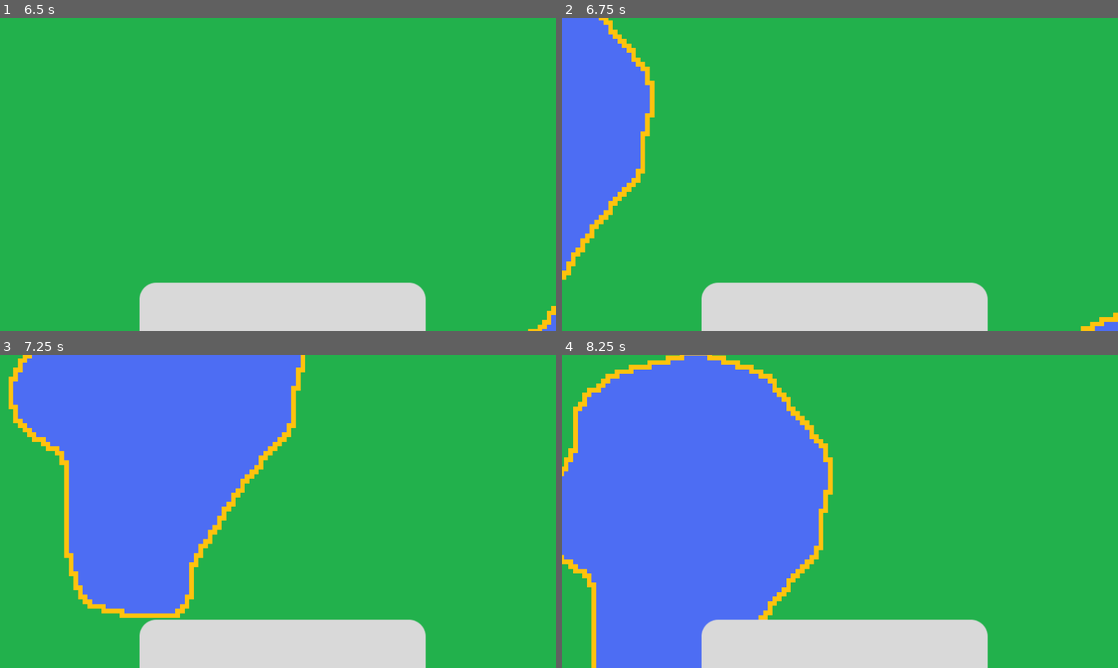
Above: before the commit, frames 1-4 (two rows, left to right).
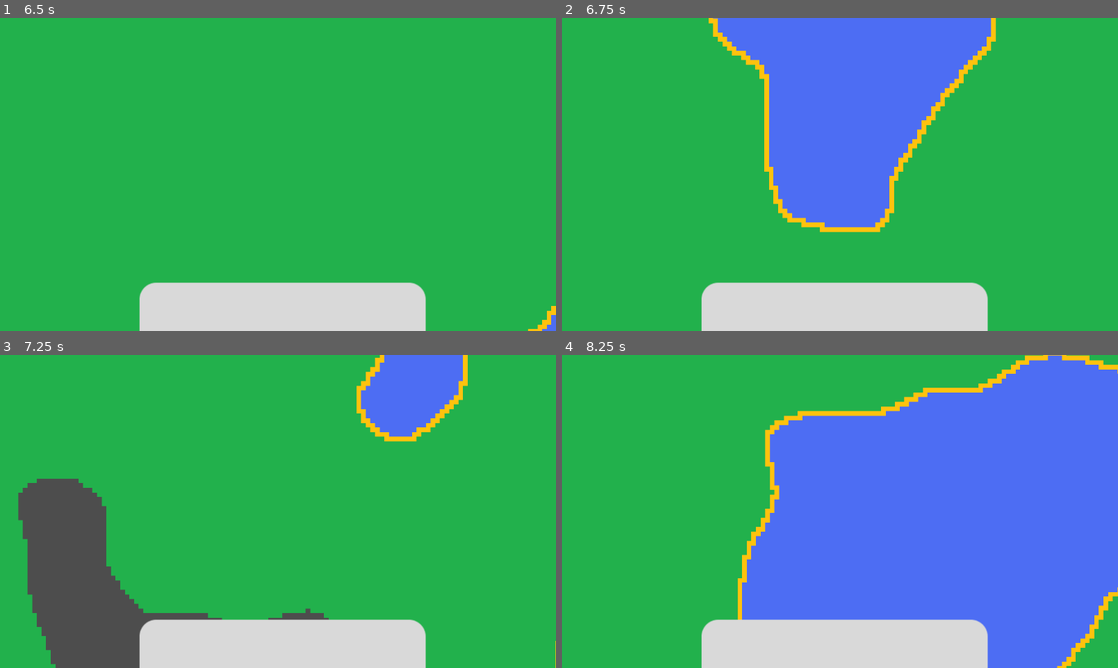
Above: after the commit, the same moments.

Repository: Nils1024/restock
Game: Godot game, scene res://assets/scenes/menus/main_menu.tscn
Same seed, same stepped clock (60 frames per second), same inputs: the game is played once before the commit and once after it.
Inputs (mouse positions are in pixels of both pictures, inside the frame that each line leads up to):
- Up to frame 1 (6.5 s): click "Play" at 0.5 s; click "Play" at 1.25 s; tap Enter at 2 s; move the mouse to (400, 158) at 2.02 s; hold Right 2.03-2.75 s; tap Mouse wheel down (zoom_in) at 2.1, 3.6 s; click (400, 158) at 2.17 s; tap Mouse wheel up (zoom_out) at 2.3, 3.8, 6.05 s; drag from (166, 190) to (250, 237) at 2.77 s; move the mouse to (333, 105) at 3.52 s; hold Right 3.53-4.25 s; click (333, 105) at 3.67 s; tap Space at 4.25 s; drag from (250, 237) to (111, 127) at 4.27 s; click "Save 1" at 5 s; move the mouse to (444, 221) at 5.77 s; hold Left from 5.78 s (still down); tap Alt at 5.85 s; click (444, 221) at 5.92 s
- Up to frame 2 (6.75 s): release Left at 6.5 s; tap Enter at 6.5 s; drag from (673, 127) to (756, 96) at 6.52 s
- Up to frame 3 (7.25 s): no input
- Up to frame 4 (8.25 s): tap Space at 7.25 s; move the mouse to (867, 511) at 7.27 s; hold Down 7.28-8 s; tap Mouse wheel down (zoom_in) at 7.35 s; click (867, 511) at 7.42 s; tap Mouse wheel up (zoom_out) at 7.55 s; tap Enter at 8 s; drag from (756, 433) to (728, 527) at 8.02 s

Frame 1 is identical in both runs. In frame 2, 32% of the frame differs, in the area x 0-100%, y 0-100%; in frame 3, 41%; in frame 4, 76%.

Commit message:
First try zooming with the magnify gesture

Diff:
--- a/assets/scripts/game.gd
+++ b/assets/scripts/game.gd
@@ -6,6 +6,8 @@
 var mouse_press_start = Vector2.ZERO
 var is_dragging = false
 var drag_threshold = 10
+var is_magnifying = false
+var last_magnify_factor = 0.0
 
 var last_center = Vector2i.ZERO
 var last_zoom = 0.0
@@ -135,12 +137,10 @@
 	return int(ceil(max(chunks_x, chunks_y))) + 4
 
 func get_move_speed() -> float:
-	var speed = 30.0
-	var cam = $Camera2D
-
-	speed = speed * (1.0 - cam.zoom.x)
-
-	return speed
+	var base_speed = 500.0
+	var cam = $Camera2D
+
+	return base_speed * pow(cam.zoom.x, 0.8)
 
 # TODO: Look at the DDA/Bresenham algorithm
 func _input(event: InputEvent) -> void:
@@ -186,12 +186,30 @@
 		zoom_camera(1.0 / 1.5)
 	if Input.is_action_just_pressed("zoom_out"):
 		zoom_camera(1.5)
+	if event is InputEventMagnifyGesture:
+		if not is_magnifying:
+			last_magnify_factor = event.factor
+			is_magnifying = true
+			return
+
+		var delta = event.factor / last_magnify_factor
+		last_magnify_factor = event.factor
+		zoom_camera(1.0 / delta)
+	if event is InputEventMagnifyGesture and event.factor == 1.0:
+		is_magnifying = false
+		last_magnify_factor = 1.0
 
 func zoom_camera(factor):
 	var cam = $Camera2D
-	var new_zoom = minf(maxf((cam.zoom.x * factor), 2.0/30.0), 0.3375)
+
+	var old_zoom = cam.zoom.x
+	var new_zoom = clamp(old_zoom * factor, 2.0/30.0, 0.3375)
+
+	if is_equal_approx(old_zoom, new_zoom):
+		return
 
 	var mouse_before = cam.get_global_mouse_position()
 	cam.zoom = Vector2(new_zoom, new_zoom)
 	var mouse_after = cam.get_global_mouse_position()
+
 	cam.position += (mouse_before - mouse_after)
